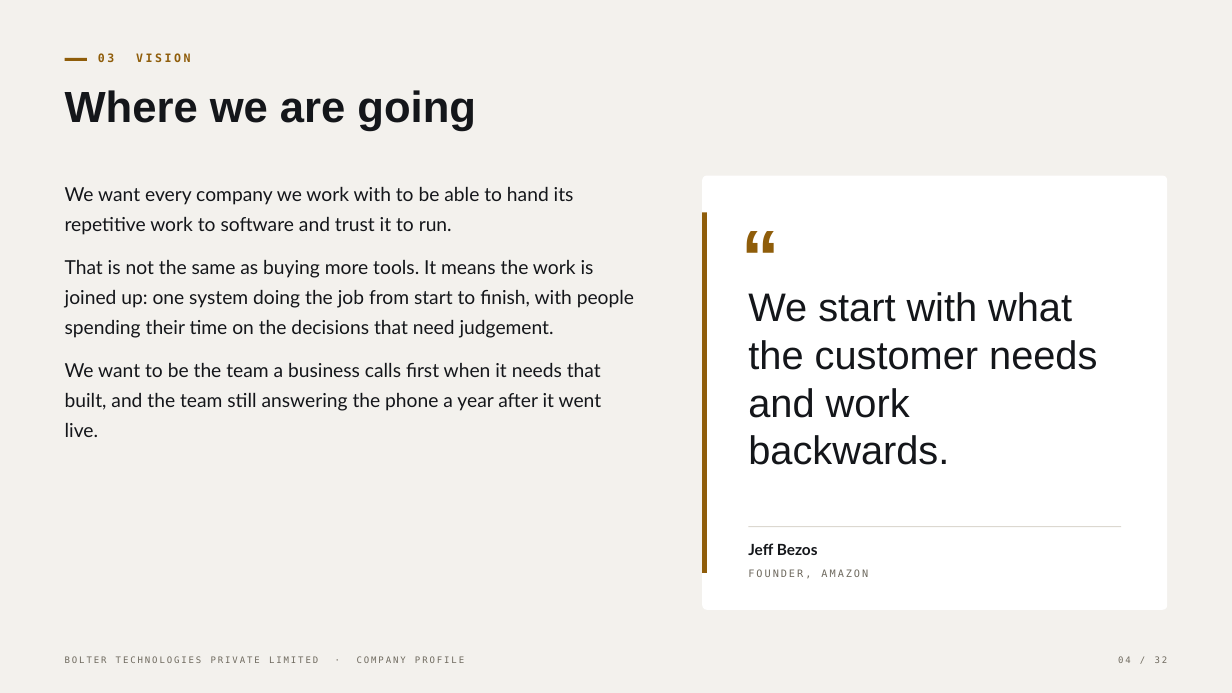
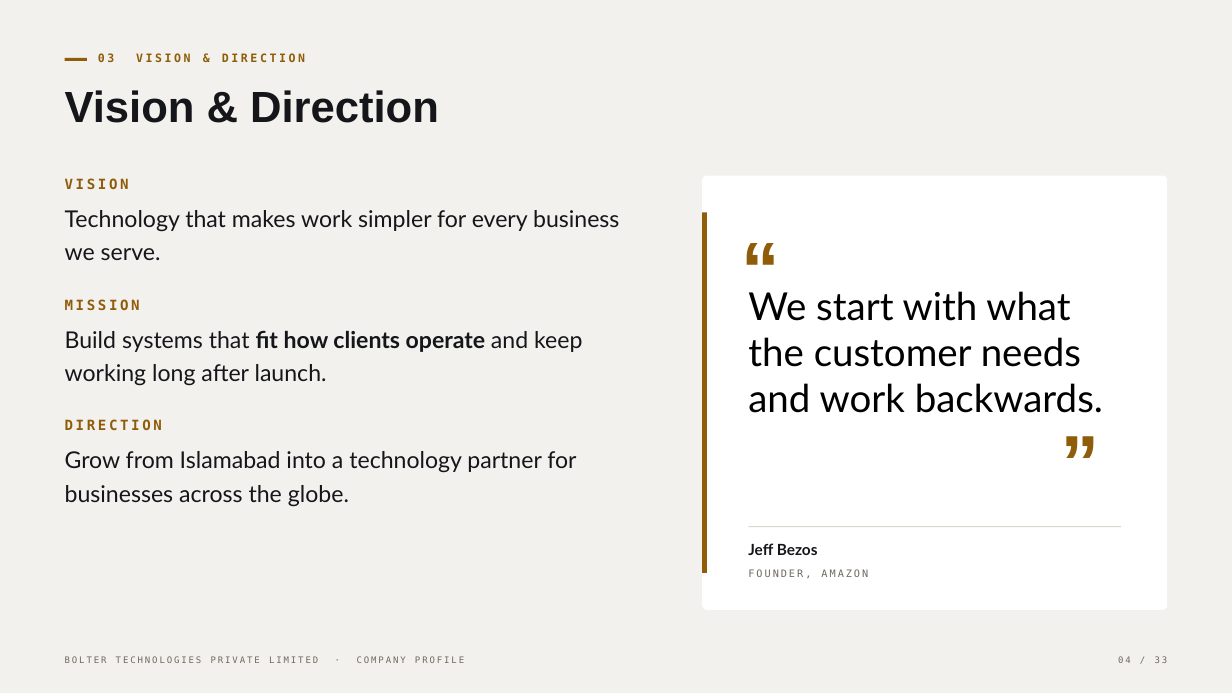
Before and after one commit to blackstargit/boltertech.com, a slide deck: slide 4 of documentation/company-profile/Bolter-Technologies-Company-Profile.pptx. Drawn at 1232x693 pixels with LibreOffice and Linux fonts; fonts in the diff are those of the drawing. Boxes give left, top, right and bottom in pixels: in the first picture for what was removed or moved away, otherwise in the second. Text is boxed around its words. In the diff, an @@ line names an element or a change of style, - is before the commit and + after.

Commit message:
feat: update Bolter Technologies company profile presentation

```diff
--- a/documentation/company-profile/Bolter-Technologies-Company-Profile.pptx
+++ b/documentation/company-profile/Bolter-Technologies-Company-Profile.pptx
@@ text at box(98, 53, 305, 62): text changed @@
-03 VISION
+03 VISION & DIRECTION
@@ text at box(65, 90, 439, 123): text changed @@
-Where we are going
+Vision & Direction
@@ text at box(65, 178, 582, 507): text changed; size 15 to 18 pt @@
-We want every company we work with to be able to hand its repetitive work to software and trust it to run.
-That is not the same as buying more tools. It means the work is joined up: one system doing the job from start to finish, with people spending their time on the decisions that need judgement.
-We want to be the team a business calls first when it needs that built, and the team still answering the phone a year after it went live.
+VISION
+Technology that makes work simpler for every business we serve.
+MISSION
+Build systems that fit how clients operate and keep working long after launch.
+DIRECTION
+Grow from Islamabad into a technology partner for businesses across the globe.
@@ text "“" rewrapped from box(741, 208, 834, 282) to box(741, 220, 834, 282) @@
@@ text "We start with what the ..." at box(748, 291, 1103, 413): size 31 to 30 pt, font Arial to Lato, text colour #14161A to #000000 @@
@@ text added at box(1051, 437, 1101, 482), 60 pt, text #8F5D0A, bold @@
+“
```
Also in this commit, not shown: 30 other slides changed, 1 slide added.
